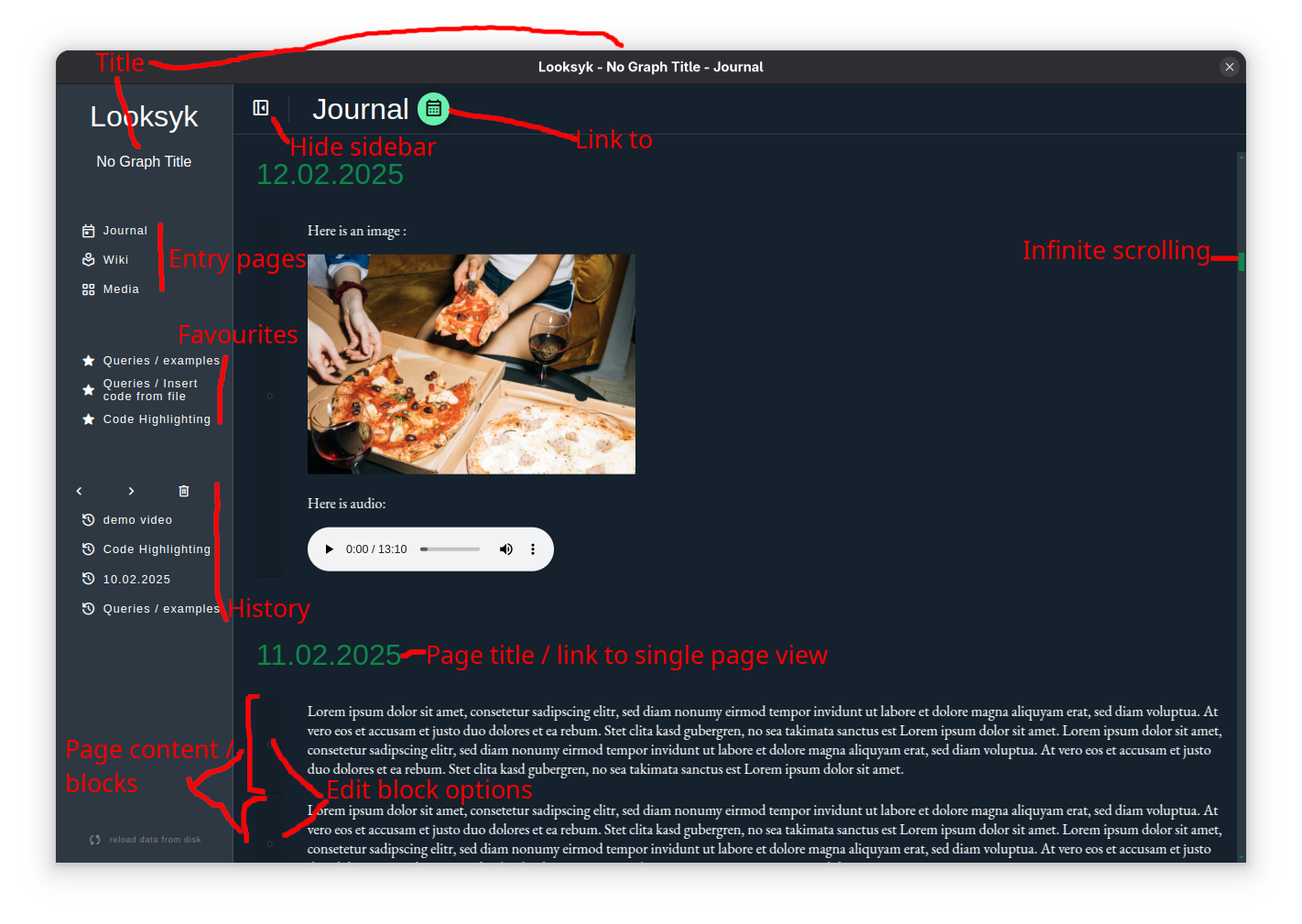
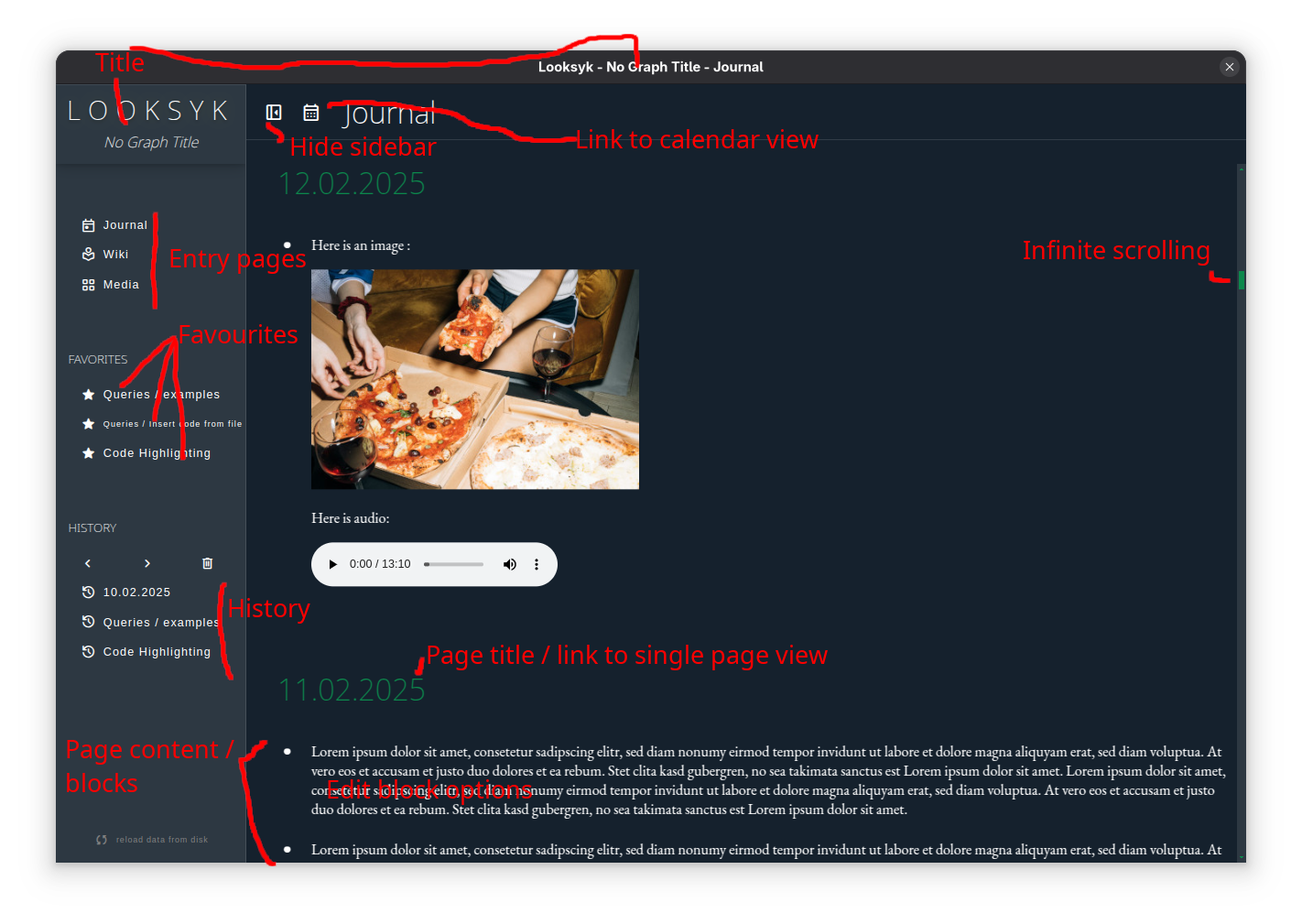
Before/after of a 1302 × 924 layered artwork. What changed in the layer stack:
renamed "Link to Calendar view" to "Link to calendar view", painted on it over 576, 129, 819, 149
renamed "Bildschirmfoto vom 2025-06-15 13-58-26.png" to "Bildschirmfoto vom 2025-06-21 14-09-27.png", painted on it over 55, 24, 1247, 867
